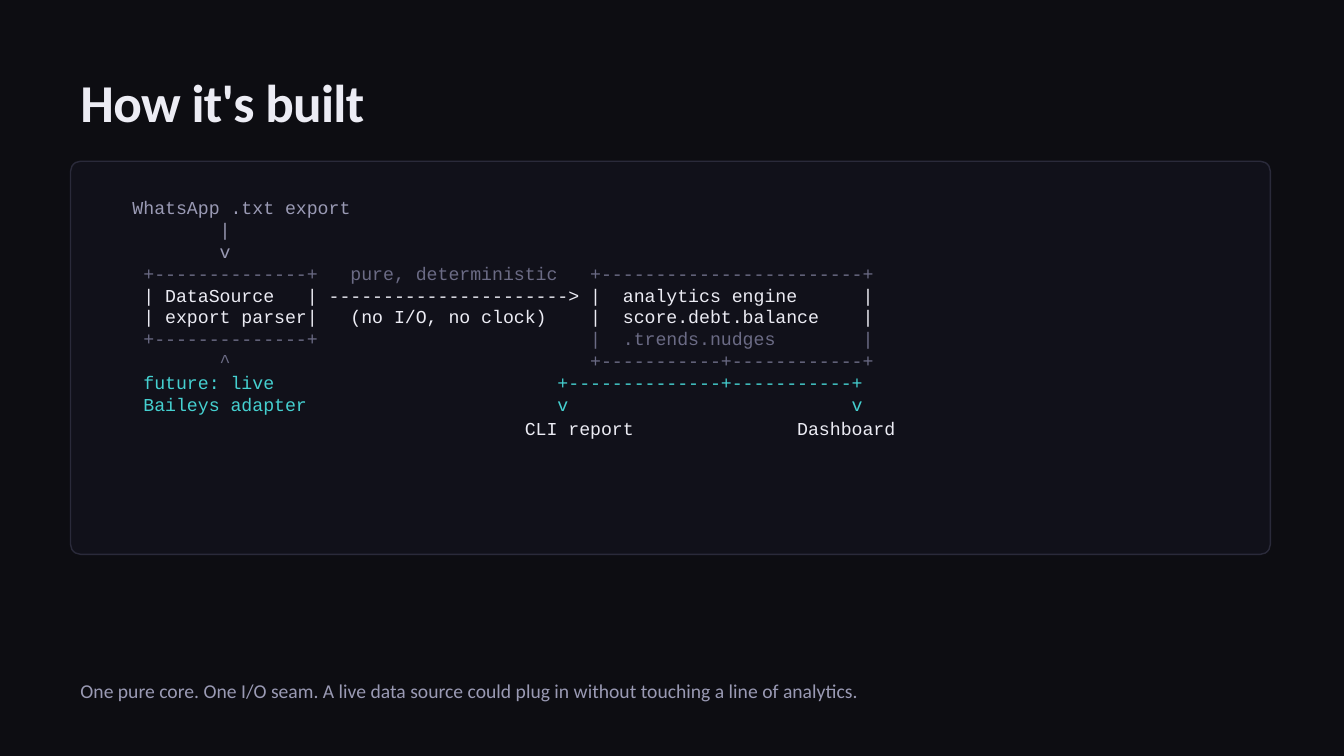
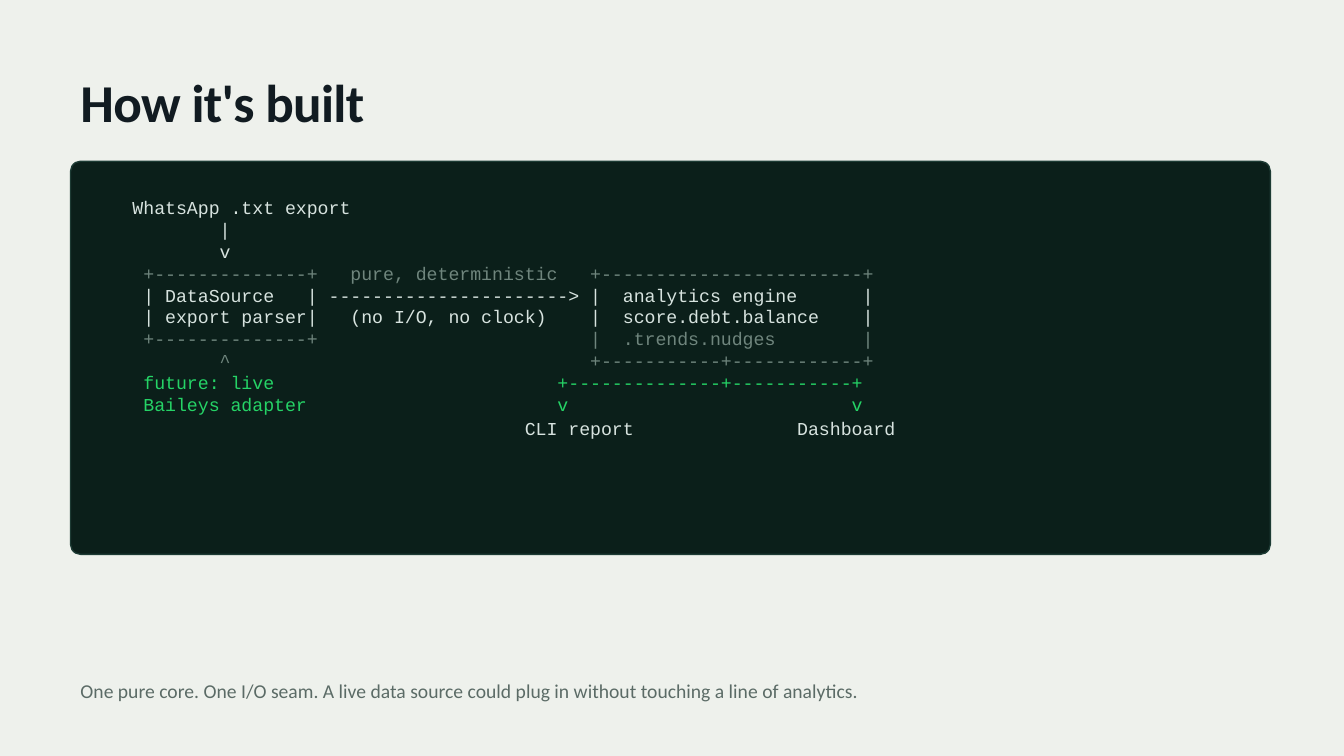
Before and after one commit to akhil29897/comit, a slide deck: slide 7 of presentation/comit.pptx. Drawn at 1344x756 pixels with LibreOffice and Linux fonts; fonts in the diff are those of the drawing. Boxes give left, top, right and bottom in pixels: in the first picture for what was removed or moved away, otherwise in the second. Text is boxed around its words. In the diff, an @@ line names an element or a change of style, - is before the commit and + after.

Commit message:
Take the WhatsApp look everywhere + add iPhone 15 prototype
- New prototype/ — a self-contained, zero-dependency iPhone 15 prototype
  (Launch, Today, People, Balance) with WhatsApp app-bar, chat-bubble
  nudges, contact-list scores, Dynamic Island, status bar and tab bar
- Reskin the slide deck to the WhatsApp light/green theme (green title +
  closing slides, light content slides, white cards, green accents)
- Regenerate comit.pptx to match (green title/closing, light content)
- Reskin the README hero banner to WhatsApp green
- Add docs/images/mobile.svg and a "On your phone" README section

```diff
--- a/presentation/comit.pptx
+++ b/presentation/comit.pptx
@@ background #0D0D12 to #EEF1EC @@
@@ text "How it's built" at [80, 84, 364, 123]: text colour #ECECF4 to #111B21 @@
@@ rounded rectangle at [71, 161, 1270, 555]: fill #11111A to #0B1F1A; outline #2A2A3A 1 pt to #1D3B34 1 pt @@
@@ text "WhatsApp .txt export | v ..." at [132, 202, 895, 439]: text colour #9A9AB4 to #D7E3DF in "WhatsApp .txt export | v"; text colour #6B6B85 to #6F857D in "+--------------+ pure, deterministic +---------------------- ..."; text colour #ECECF4 to #D7E3DF in "| DataSource | ----------------------> | analytics engine ..."; text colour #45D0D0 to #25D366 in "future: live +--------------+-----------+ Baileys adapter v  ..." @@
@@ text "One pure core. One I/O ..." at [80, 684, 857, 702]: text colour #9A9AB4 to #5B6B66 @@
```
Also in this commit, not shown: 9 other slides changed, 9 other files.
